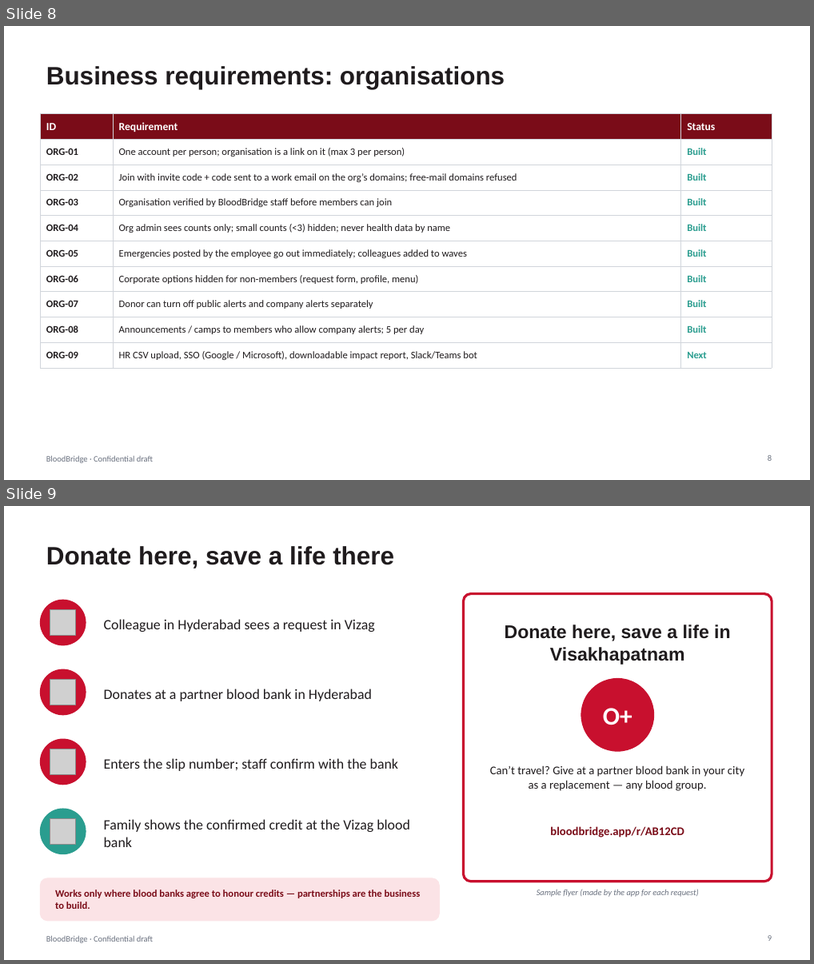
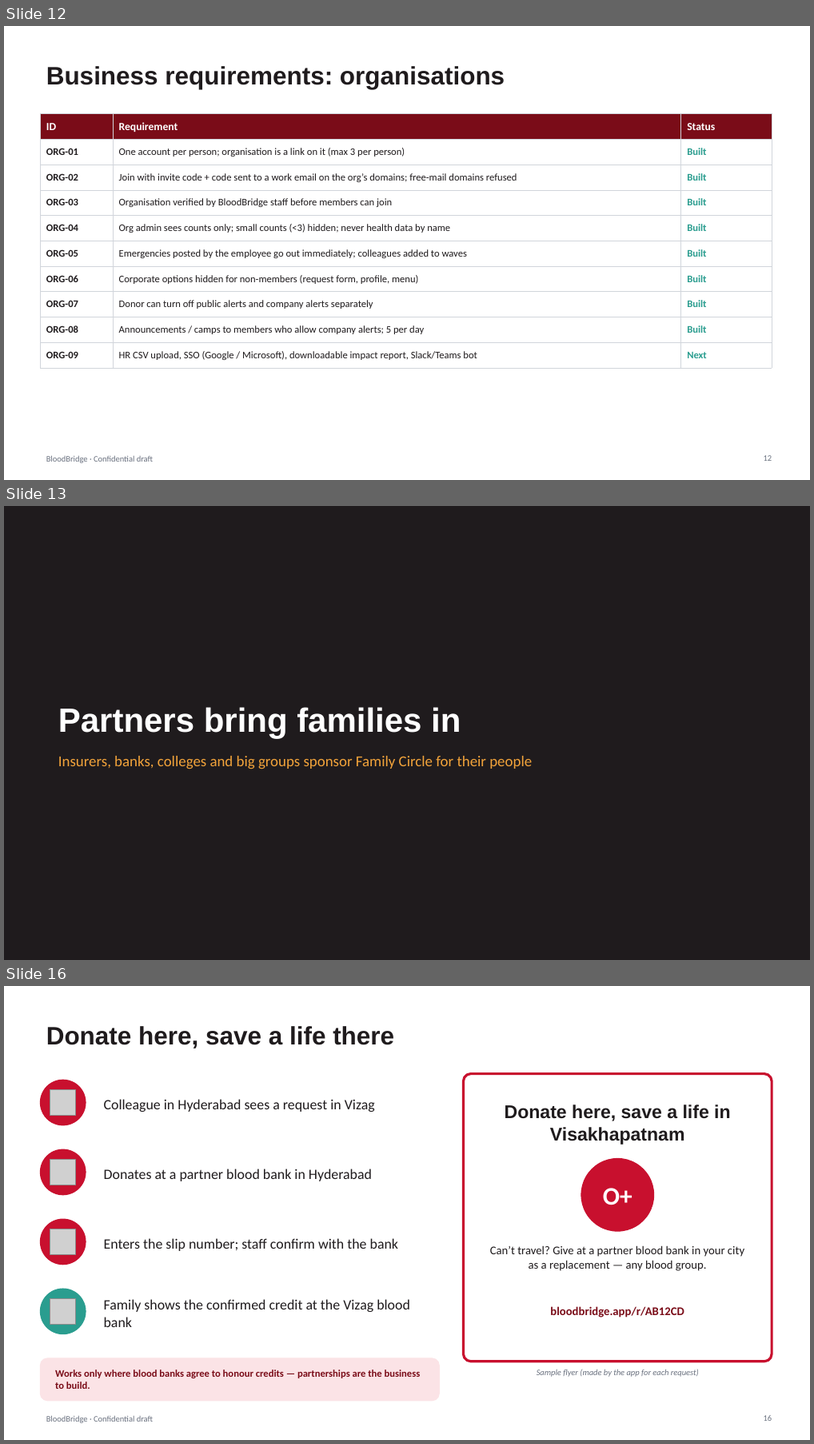
Before and after one commit to vijaygajjarapu/BloodBridge, a slide deck: docs/BloodBridge_Investor_Pitch_BRD.pptx. Shown one above the other, each under a label of ours: slides 8 and 9 before the commit, slides 12, 13 and 16 after it; the slides between them are not shown. The pictures are 814x964 and 814x1444 pixels, drawn with LibreOffice and Linux fonts; fonts in the diff are those of the drawing; grey boxes stand for pictures. Boxes give left, top, right and bottom in pixels: in the first picture for what was removed or moved away, otherwise in the second. Text is boxed around its words. In the diff, an @@ line names an element or a change of style, - is before the commit and + after.

```diff
--- a/docs/BloodBridge_Investor_Pitch_BRD.pptx
+++ b/docs/BloodBridge_Investor_Pitch_BRD.pptx
@@ slide 13 added at [4,506,810,960], background #1F1B1D @@
@@ title added at [58,707,461,739], 40 pt, text #FFFFFF, bold @@
+Partners bring families in
@@ text added at [58,756,532,769], 18 pt, text #F2A33A @@
+Insurers, banks, colleges and big groups sponsor Family Circle for their people
@@ what was slide 8 is now slide 12 @@
@@ page number at [764,455,773,460]: text changed @@
-8
+12
@@ what was slide 9 is now slide 16 @@
@@ page number at [764,1415,773,1420]: text changed @@
-9
+16
```
Also in this commit, not shown: 4 slides changed, 6 other slides added, 25 other files.
